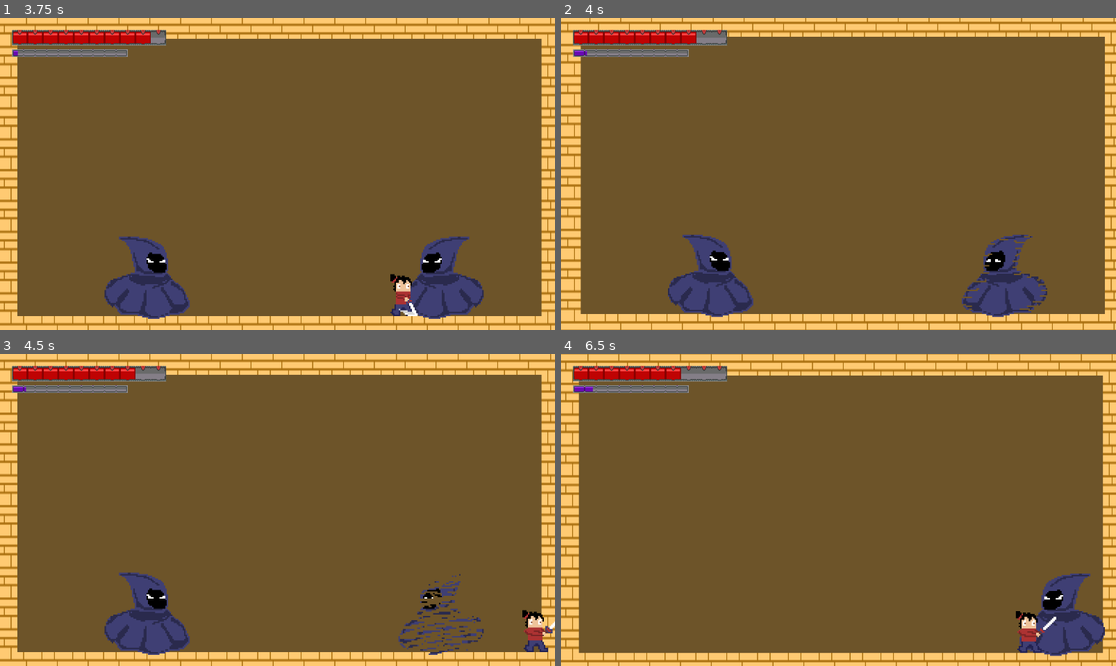
Above: before the commit, frames 1-4 (two rows, left to right).
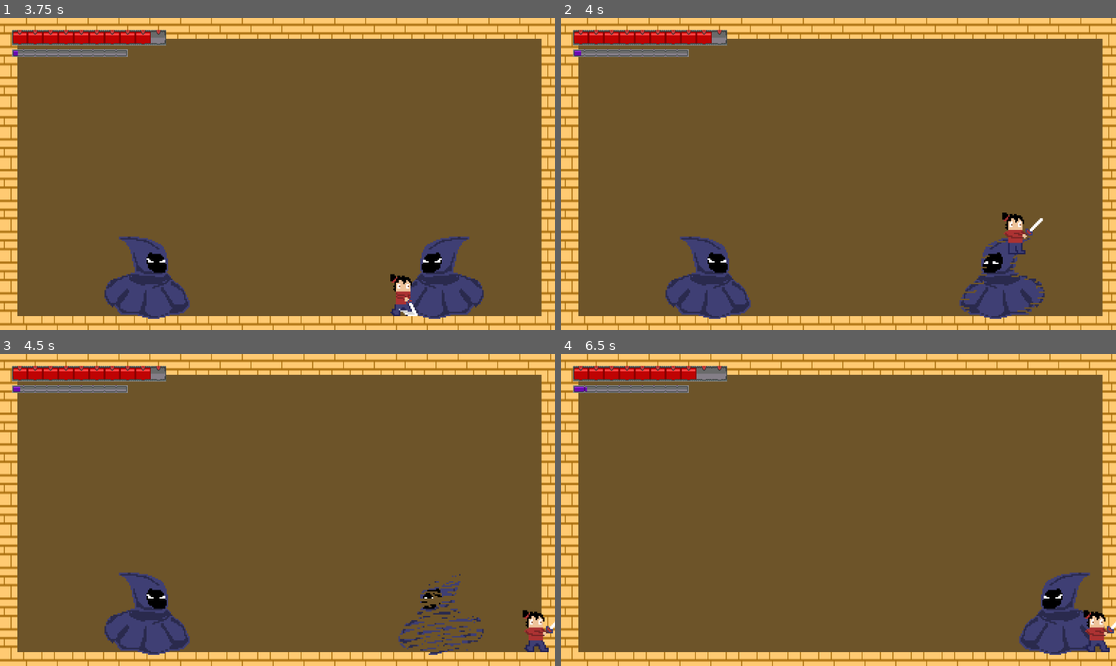
Above: after the commit, the same moments.

Repository: J-Abitria/crimson-jam-26
Game: Godot game, scene res://title_screen.tscn
Two runs of this game, one before a commit and one after it. Both use one fixed random seed, a clock stepped at 60 frames per second and the inputs below.
Inputs (mouse positions are in pixels of both pictures, inside the frame that each line leads up to):
- Up to frame 1 (3.75 s): click (277, 133) at 0.5 s; hold Right (move_right) 1.28-2.78 s; tap C (activate) at 1.35 s; tap Z (jump) at 1.52, 2.27 s; tap Down (aim_down) at 2.1 s; hold Left (move_left) 2.78-3.53 s; tap Up (aim_up) at 2.85 s; hold Right (move_right) from 3.53 s (still down); tap X (attack) at 3.6 s
- Up to frame 2 (4 s): keep holding Right (move_right); tap Z (jump) at 3.77 s
- Up to frame 3 (4.5 s): keep holding Right (move_right); tap C (activate) at 4.35 s
- Up to frame 4 (6.5 s): tap Z (jump) at 4.52, 5.27 s; release Right (move_right) at 5.03 s; hold Left (move_left) 5.03-5.78 s; tap Down (aim_down) at 5.1 s; hold Right (move_right) from 5.78 s (still down); tap Up (aim_up) at 5.85 s

Frame 1 is identical in both runs. In frame 2, 11% of the frame differs, in the area x 0-100%, y 0-100%; in frame 3, 0.2%; in frame 4, 7.3%.

Commit message:
Fixing death timings.

Diff:
--- a/unleash-beast/Assets/Scripts/twin.gd
+++ b/unleash-beast/Assets/Scripts/twin.gd
@@ -76,6 +76,9 @@
 		velocity = Vector2(attack_direction * roll_speed, dash_speed)
 
 func _on_player_collision(area_entered):
+	if health <= 0:
+		return
+
 	area_entered.get_parent().take_damage.call_deferred(global_position)
 
 func process_attack():
@@ -125,8 +128,11 @@
 	animation_player.play("idle")
 
 func enemy_take_damage(amount):
+	if health <= 0:
+		return
+
+	health -= amount
 	flash_white()
-	health -= amount
 	check_enemy_death()
 
 func check_enemy_death():
